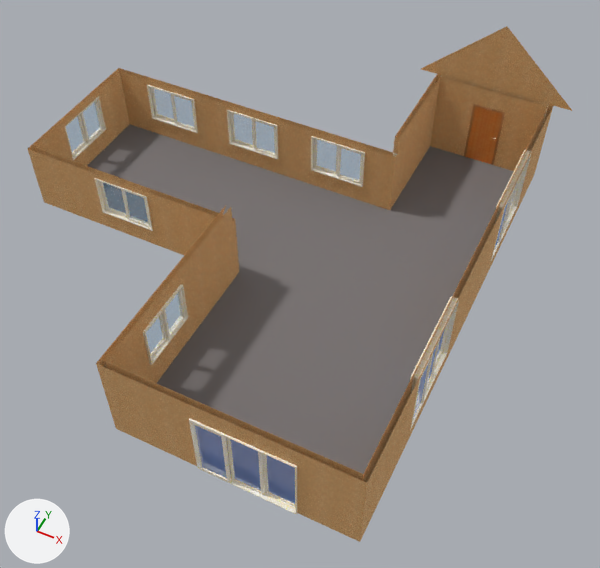
A saved change to the glTF model telhados/telhado46a.gltf.
Both versions are drawn from a 50 mm lens placed at (9.74, -15.29, 18.49), pointed at (2.69, -1.19, 0.86). Arrows for +X, +Y and +Z are at lower left; the lights stay in place. Where no turn or scale is listed for an object, it has been applied to the vertices. Vertices at the same position are counted once.
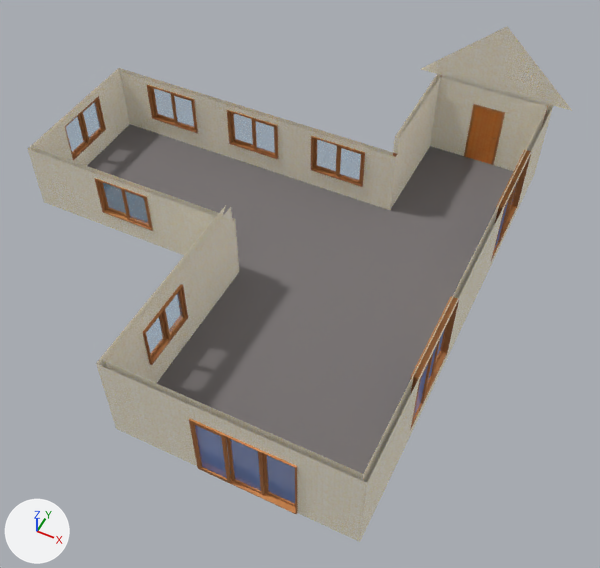
Pixel boxes [x1, y1, x2, y2] of what changed, in the pictures (600 x 568 px):
'Mesh_0', surface changed (brown to grey): [28, 68, 553, 542] in both
'Mesh_1', surface changed (brown to grey): [143, 26, 572, 468] in both
part 1 of me_mesh_0, recoloured (grey to brown): [65, 75, 549, 514] in both

Patch to the scene script:
```diff
--- a/telhados/telhado46a.gltf.py
+++ b/telhados/telhado46a.gltf.py
@@ mat_bloco_de_concreto @@
 mat_bloco_de_concreto = principled_material('Bloco de concreto')
-mat_bloco_de_concreto.texture = img_image_4
+mat_bloco_de_concreto.texture = img_image_3
 mat_bloco_de_concreto.metallic = 0.1
@@ me_mesh_0 @@
 me_mesh_0.from_pydata(...)  # 14160 vertices, 26863 faces; spans x -6.65..7.22, y -7.22..7.28, z 0.17..2.97
 # used by ob_mesh_0; location = (0.0, 0.0, 0.0)
+# me_mesh_0 part 1: 7042 faces spanning x -6.65..7.22, y -7.22..7.25, z 0.17..2.97 switch from mat_alumínio (picture img_image_3) to mat_material9 (picture img_image_1)
 me_mesh_0.materials.append(mat_metal_aluminum_anodized)
```
